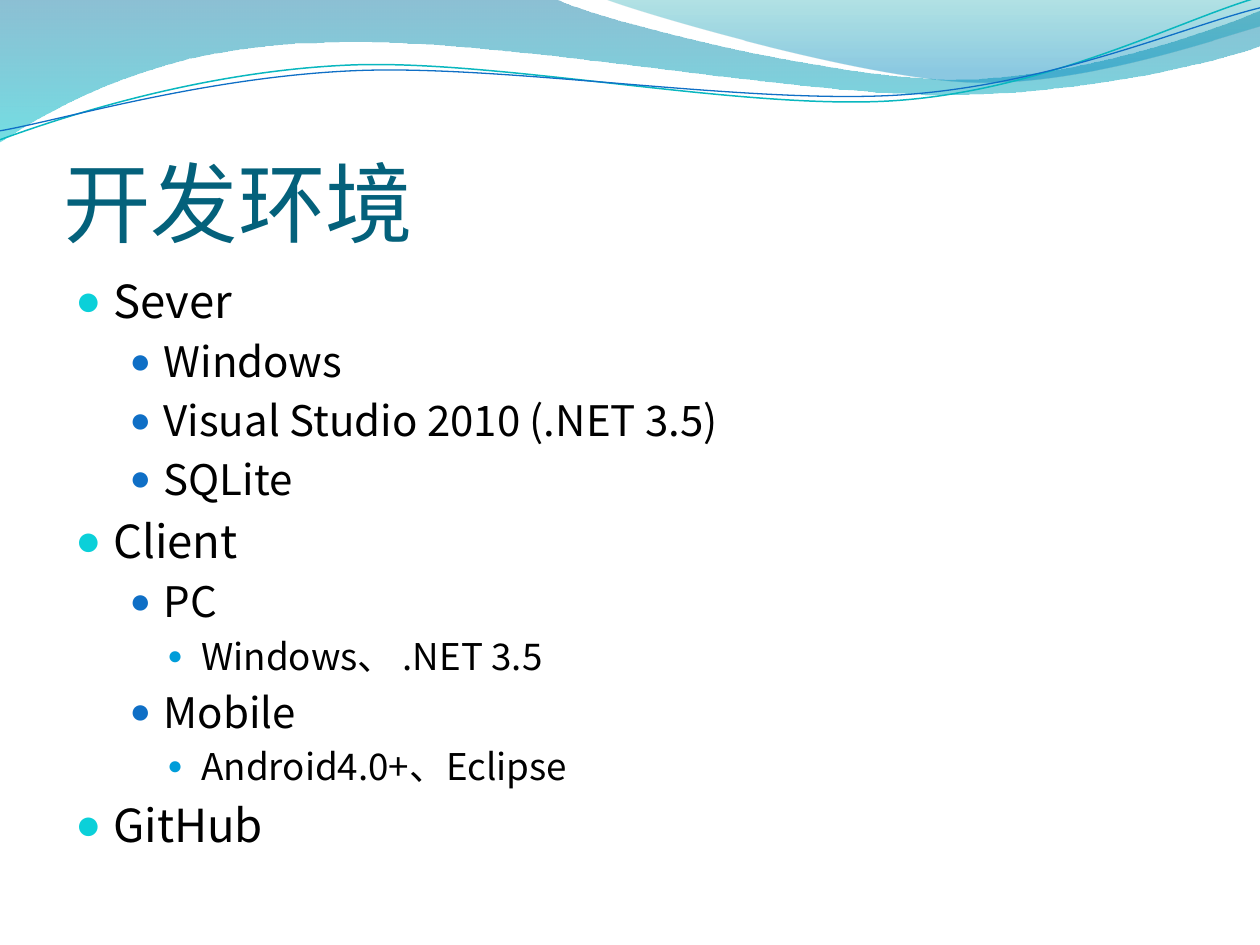
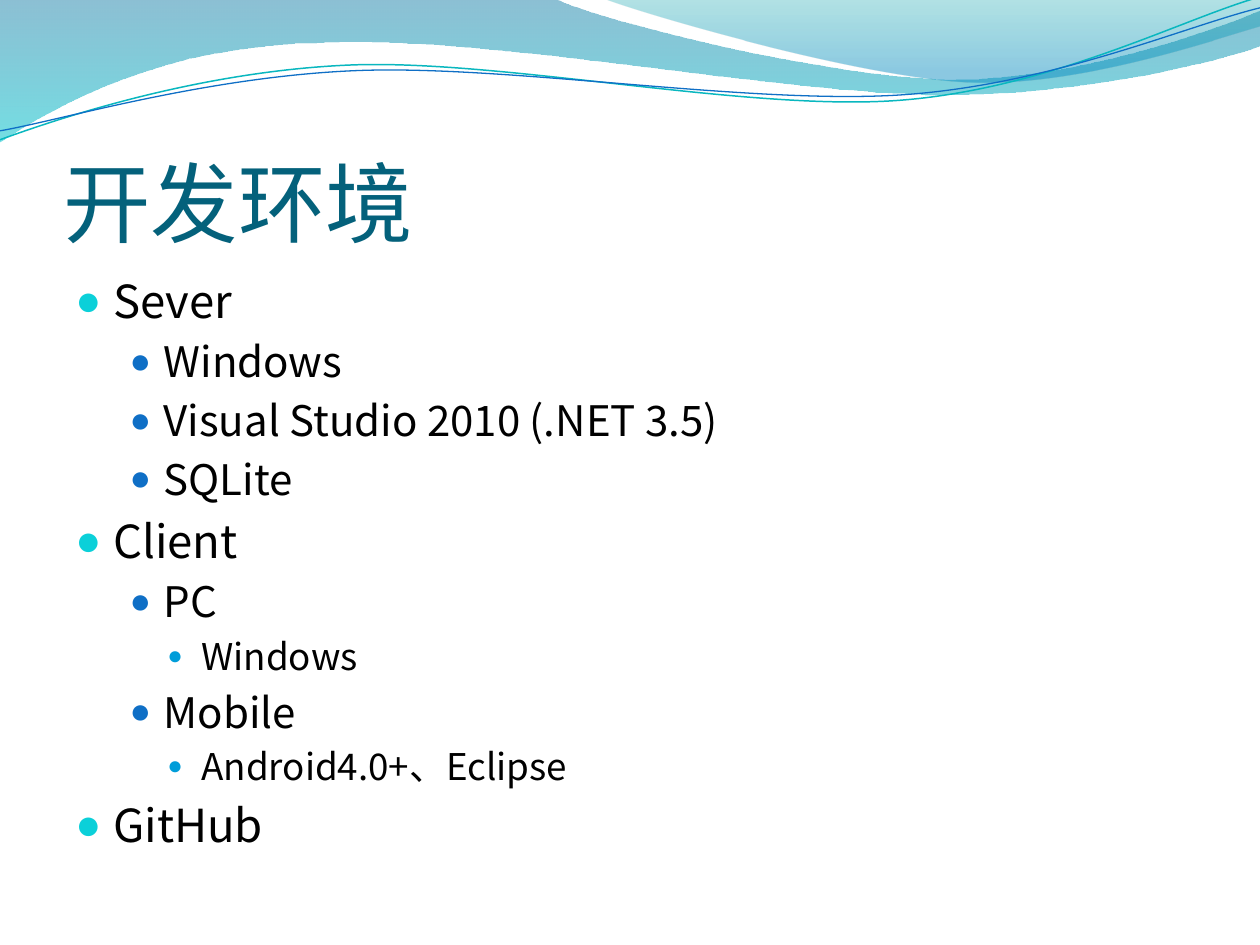
Before and after one commit to ggxx/SextantTG, a slide deck: slide 3 of doc/大作业汇报.pptx. Drawn at 1260x945 pixels with LibreOffice and Linux fonts; fonts in the diff are those of the drawing; background and template pictures are left out. Boxes give left, top, right and bottom in pixels: in the first picture for what was removed or moved away, otherwise in the second. Text is boxed around its words. In the diff, an @@ line names an element or a change of style, - is before the commit and + after.

```diff
--- a/doc/大作业汇报.pptx
+++ b/doc/大作业汇报.pptx
@@ text at bbox=[201, 640, 357, 671]: text changed @@
-    ● Windows、 .NET 3.5
+    ● Windows
```
Also in this commit, not shown: 8 other slides changed, 1 slide added.
